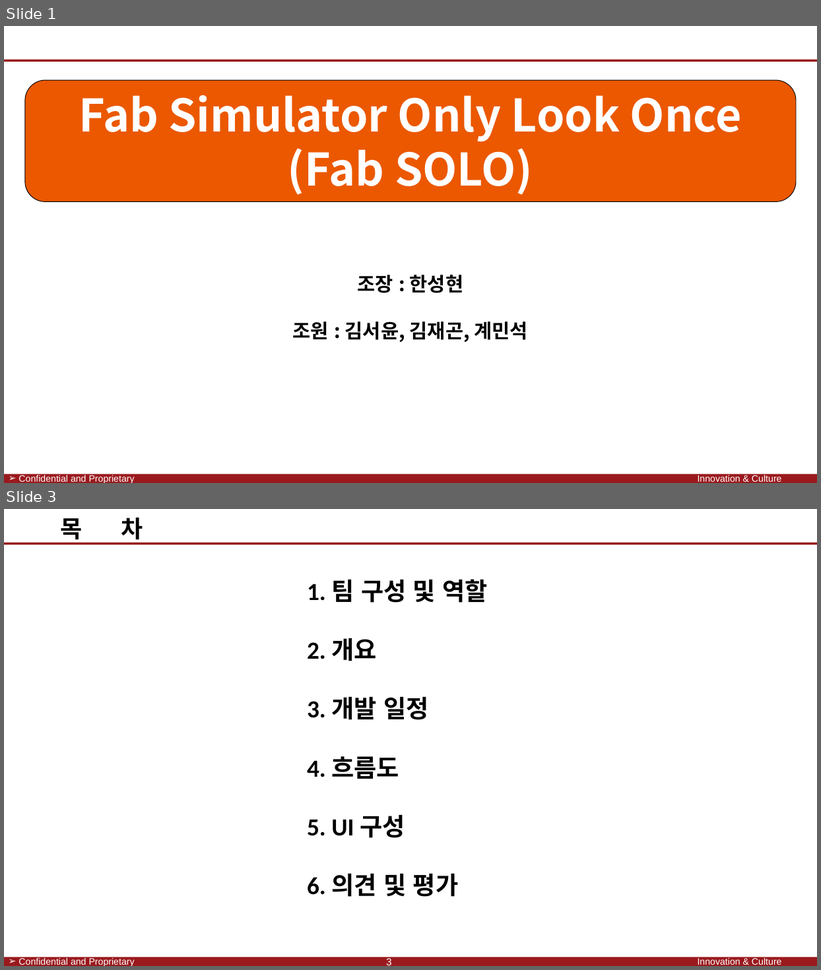
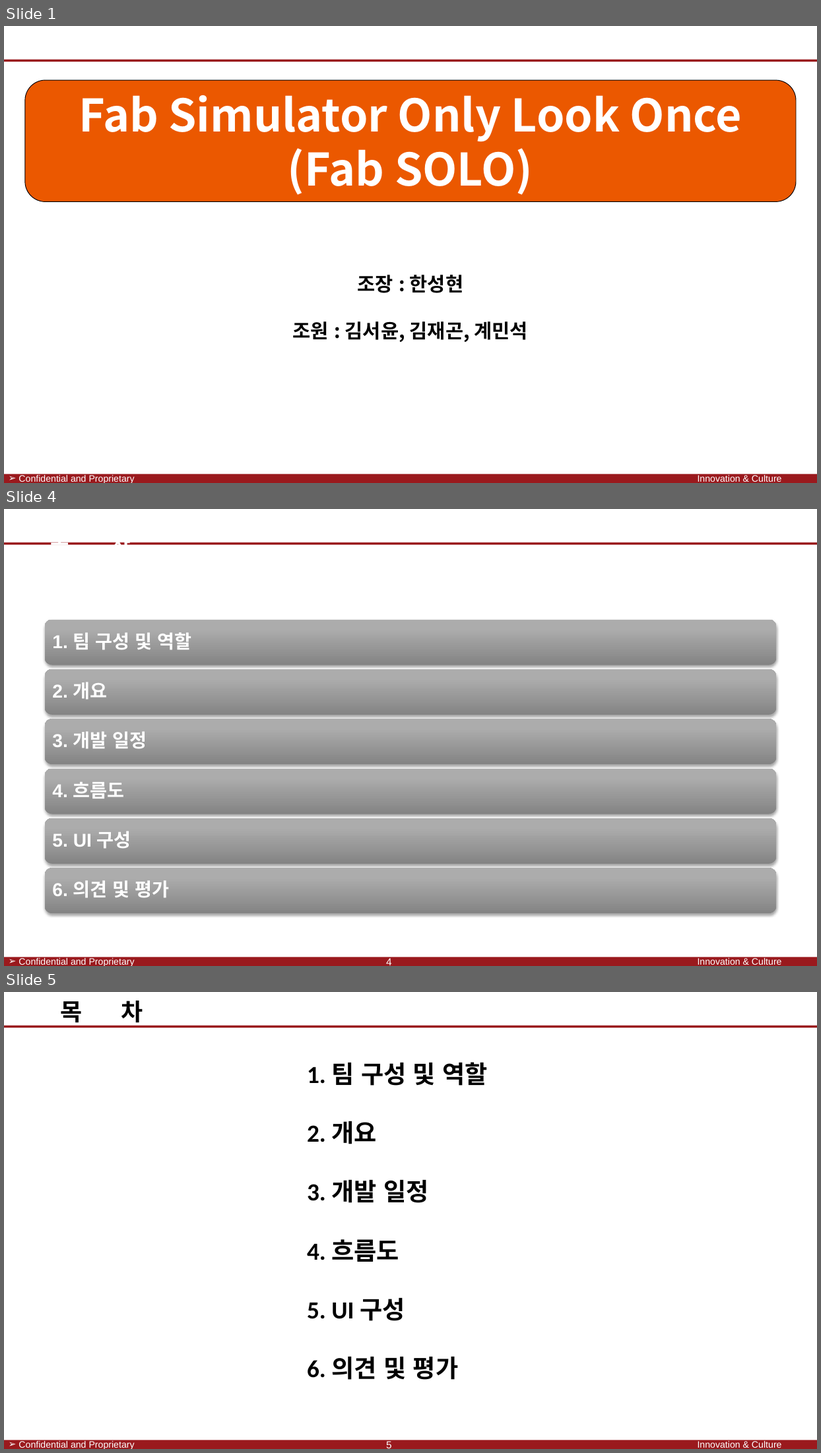
Before and after one commit to SaintSeong/JusungProject, a slide deck: A조 발표.pptx. Shown one above the other, each under a label of ours: slides 1 and 3 before the commit, slides 1, 4 and 5 after it; the slides between them are not shown. The pictures are 821x970 and 821x1453 pixels, drawn with LibreOffice and Linux fonts; fonts in the diff are those of the drawing; background and template pictures are left out. Boxes give left, top, right and bottom in pixels: in the first picture for what was removed or moved away, otherwise in the second. Text is boxed around its words. In the diff, an @@ line names an element or a change of style, - is before the commit and + after.

```diff
--- a/A조 발표.pptx
+++ b/A조 발표.pptx
@@ slide 4 added at [4, 509, 817, 966], background #FFFFFF; not listed: 4 template elements that a slide beside it also shows @@
@@ text added at [51, 542, 130, 545], 24 pt, text #FFFFFF, bold @@
+목 차
@@ group added at [45, 619, 777, 914]: 6 rounded rectangles, 6 texts @@
+1. 팀 구성 및 역할
+2. 개요
+3. 개발 일정
+4. 흐름도
+5. UI 구성
+6. 의견 및 평가
@@ page number added at [386, 958, 392, 966], 12 pt, text #FFFFFF @@
+4
@@ what was slide 3 is now slide 5 @@
@@ page number at [386, 1441, 392, 1449]: text changed @@
-3
+5
```
Also in this commit, not shown: 3 slides changed, 5 other slides added, 1 other file.
